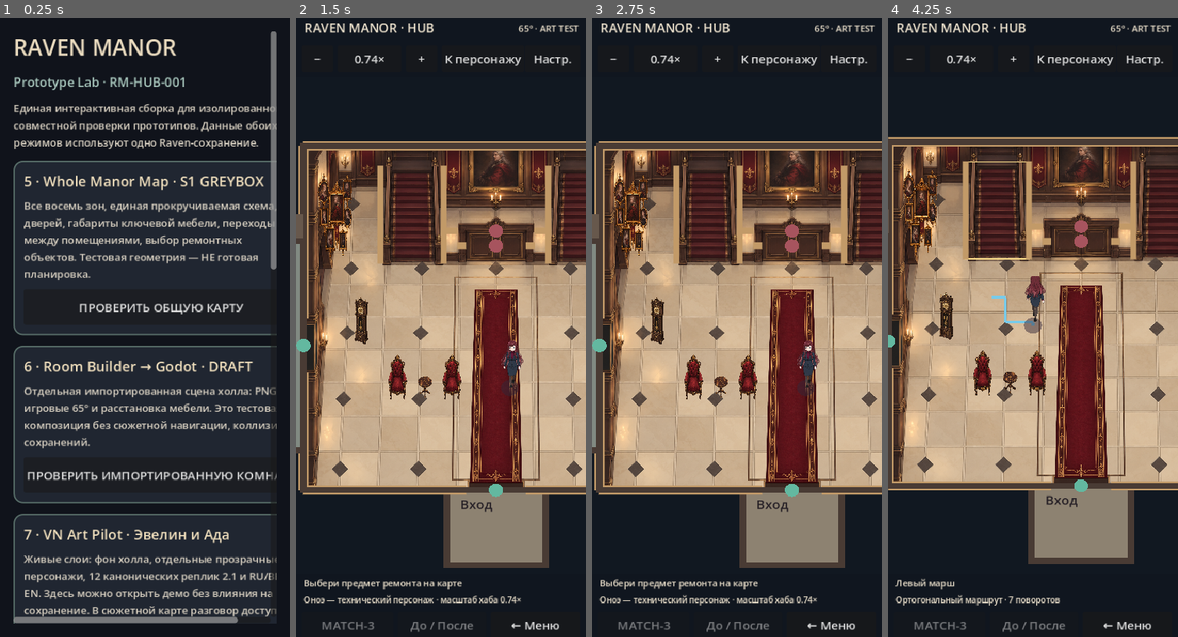
Above: before the commit, frames 1-4 (left to right).
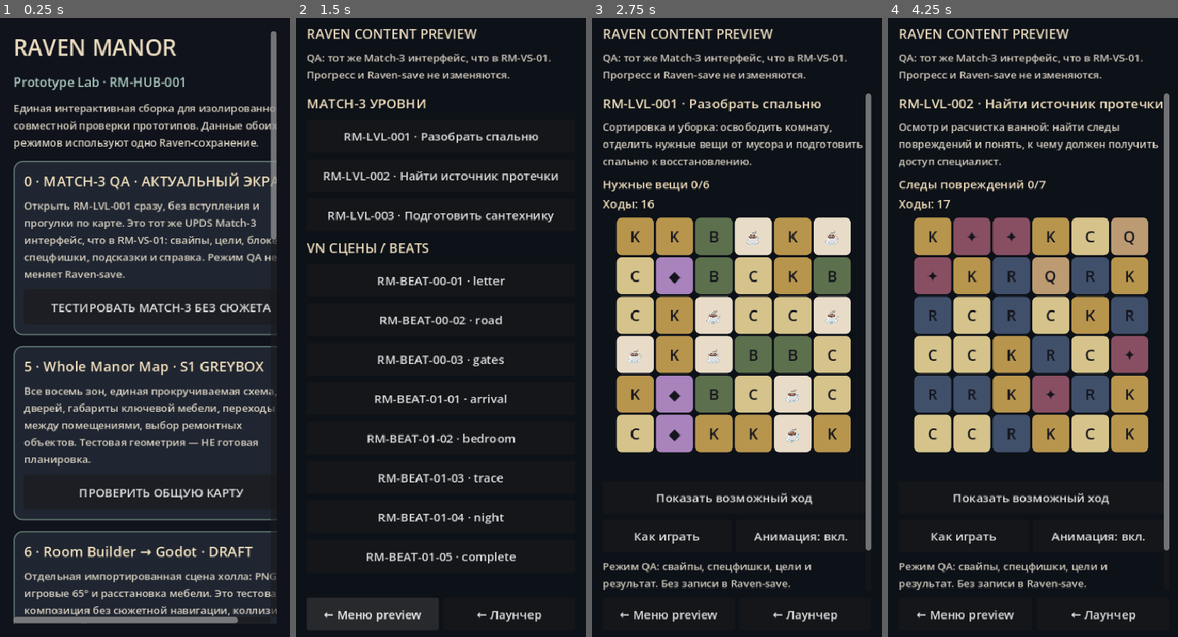
Above: after the commit, the same moments.

Repository: bezdredoff/RavenManor-Godot
Game: Godot game, scene res://scenes/raven/prototype_launcher.tscn
Same seed, same stepped clock (60 frames per second), same inputs: the game is played once before the commit and once after it.
Inputs (mouse positions are in pixels of both pictures, inside the frame that each line leads up to):
- Up to frame 1 (0.25 s): no input
- Up to frame 2 (1.5 s): click (458, 308) at 0.5 s, where only the run after the commit has a clickable "ТЕСТИРОВАТЬ MATCH-3 БЕЗ СЮЖЕТА"; click (438, 618) at 1.25 s, where only the run after the commit has a clickable "ПЕРЕЗАПУСТИТЬ RM-LVL-001 (тол…"
- Up to frame 3 (2.75 s): click (737, 135) at 2 s, where only the run after the commit has a clickable "RM-LVL-001 · Разобрать спальню"
- Up to frame 4 (4.25 s): click (963, 612) at 2.75 s, where only the run after the commit has a clickable "← Меню preview"; click (1033, 172) at 3.5 s, where only the run after the commit has a clickable "RM-LVL-002 · Найти источник п…"

The runs differ from the first frame. In frame 1, 14% of the frame differs, in the area x 4-96%, y 24-98%; in frame 2, 65%, in the area x 0-100%, y 0-100%; in frame 3, 64%; in frame 4, 64%.

Commit message:
CODE-02-05: direct Match-3 QA entry and real UPDS Content Preview parity (#62)
* fix(CODE-02): content preview uses same UPDS board presenter and responsive HUD as real vertical slice, isolated from saves

* ux: add one-tap Match3 QA entry to launcher and explain true vertical slice narrative gate

* test: direct QA shortcut opens actual UPDS board, completion stays save-free, map preview compatibility preserved

* test: use SceneTree metadata directly and compare actual shared presenter script resource

* ci: exercise direct QA entry and real UPDS board in Content Preview on Linux and Windows

* ci: exercise direct QA entry and real UPDS board in Content Preview on Linux and Windows

* planning: define CODE-02-05 direct QA and current preview board parity task

* dashboard: reconcile merged CODE-02D and PROC-005, track direct Match3 QA parity fix as PR_review

* fix: keep preview board dynamic script API instead of narrowing it to built-in VBoxContainer

* docs: explain real prologue/map routing, old Content Preview mismatch and direct QA gating

* docs: explain real prologue/map routing, old Content Preview mismatch and direct QA gating

Diff:
--- a/data/raven/production/code_work_packages.json
+++ b/data/raven/production/code_work_packages.json
@@ -225,6 +225,24 @@
       "sourceDecision": "docs/production/CODE_PRODUCTION_ROADMAP_RU.md"
     },
     {
+      "id": "CODE-02-05",
+      "title": "One-tap Match-3 QA route and UPDS Content Preview parity",
+      "stage": "CODE-02",
+      "priority": "P0",
+      "size": "S",
+      "dependsOn": [
+        "CODE-02-01",
+        "CODE-02-04"
+      ],
+      "graphicsDependencies": [
+        "GFX-10"
+      ],
+      "deliverable": "Prototype Lab direct QA card starts RM-LVL-001 without story/map/save mutation; map-selected preview and three level menu options use the same updated UPDS Match3Board and responsive HUD as RM-VS-01",
+      "acceptance": "Real Godot CI tests direct metadata route, actual UPDS gameplay and victory, no saver/reducer on preview, old map preview compatibility and menu replay; physical iPhone acceptance remains separate",
+      "status": "proposed",
+      "sourceDecision": "User QA report 2026-10-27: after first VN scene map appears rather than expected Match-3; old Content Preview still used greybox UI"
+    },
+    {
       "id": "CODE-03-01",
       "title": "Extract shared VN state/controller and UI",
       "stage": "CODE-03",
--- a/data/raven/production/production_progress.json
+++ b/data/raven/production/production_progress.json
@@ -110,15 +110,22 @@
     },
     {
       "id": "CODE-02-04",
-      "status": "PR_review",
-      "evidence": "https://github.com/bezdredoff/RavenManor-Godot/pull/61 — responsive board for 320/390/412/430px, no fixed 354px minimum, native safe-area offset and 2-column controls; Godot viewport smoke pending final-head CI; physical phone QA not verified.",
+      "status": "merged",
+      "evidence": "https://github.com/bezdredoff/RavenManor-Godot/pull/61 merged 2026-10-27; responsive 320/390/412/430 board, vertical-slice safe-area shell and HUD Godot smoke CI passed. Actual Safari mobile QA not yet accepted; old Content Preview did not use this board until CODE-02-05 candidate.",
       "owner": "ChatGPT",
       "updated": "2026-10-27"
     },
     {
       "id": "PROC-005",
+      "status": "merged",
+      "evidence": "https://github.com/bezdredoff/RavenManor-Godot/pull/61 merged; GitHub Actions now requires authored PRs to update docs/STATUS.md and production_progress.json, tested with numeric incoming candidate exception; no claim of protection against all possible malicious actor branches.",
+      "owner": "ChatGPT",
+      "updated": "2026-10-27"
+    },
+    {
+      "id": "CODE-02-05",
       "status": "PR_review",
-      "evidence": "https://github.com/bezdredoff/RavenManor-Godot/pull/61 — scripted GitHub Actions requirement for BOTH docs/STATUS.md and data/raven/production/production_progress.json in all authored PRs, with test and documented incoming/mobile candidate exception. Final-head CI pending.",
+      "evidence": "fix/match3-qa-entry-content-preview-parity: direct Prototype Lab MATCH-3 QA for RM-LVL-001 without prologue; Content Preview switched from legacy click-grid to exactly the reusable UPDS Match3Board for 001/002/003 and map selection. Godot smoke/CI pending; QA preview never touches Raven store/reducer; human phone check remains needed.",
       "owner": "ChatGPT",
       "updated": "2026-10-27"
     }
--- a/scripts/raven/content_preview.gd
+++ b/scripts/raven/content_preview.gd
@@ -3,14 +3,16 @@
 const Content = preload("res://data/raven/rm_vs_01_content.json")
 const Match3 = preload("res://scripts/raven/raven_match3_game.gd")
 const VN = preload("res://scripts/raven/raven_vn_player.gd")
-const TILE_COLORS := {"raven":Color("40506b"),"key":Color("b8954d"),"rose":Color("884f62"),"candle":Color("d5c38b"),"book":Color("5d704d"),"cup":Color("e8dcc8"),"brooch":Color("a883bc"),"quill":Color("bc9b73")}
-const TILE_MARKS := {"raven":"R","key":"K","rose":"✦","candle":"C","book":"B","cup":"☕","brooch":"◆","quill":"Q"}
+const Match3Board = preload("res://scripts/match3/match3_board_presenter.gd")
+const Match3Theme = preload("res://scripts/raven/raven_match3_theme.gd")
+const MobileLayout = preload("res://scripts/match3/match3_mobile_layout.gd")
 
 var content: Dictionary
 var body: VBoxContainer
 var match_game: RefCounted
 var vn_player: RefCounted
-var selected := -1
+var board_view: Variant
+var level_status: Label
 var current_kind := "menu"
 var current_id := ""
 var return_to_map := false
@@ -19,8 +21,12 @@
 func _ready() -> void:
 	content = Content.data
 	return_to_map = get_tree().has_meta("raven_map_preview_level")
-	var requested_level := str(get_tree().get_meta("raven_map_preview_level", ""))
-	if return_to_map: get_tree().remove_meta("raven_map_preview_level")
+	var requested_level := str(get_tree().get_meta("raven_direct_preview_level", ""))
+	if get_tree().has_meta("raven_direct_preview_level"):
+		get_tree().remove_meta("raven_direct_preview_level")
+	if return_to_map:
+		requested_level = str(get_tree().get_meta("raven_map_preview_level", ""))
+		get_tree().remove_meta("raven_map_preview_level")
 	_build_shell()
 	_show_menu()
 	if not requested_level.is_empty() and not _level(requested_level).is_empty():
@@ -34,11 +40,24 @@
 	for side in ["margin_left","margin_right","margin_top","margin_bottom"]: margin.add_theme_constant_override(side, 14)
 	add_child(margin)
 	var root := VBoxContainer.new(); root.add_theme_constant_override("separation", 10); margin.add_child(root)
-	root.add_child(_label("RAVEN CONTENT PREVIEW", 22, Color("eadbbf")))
-	root.add_child(_paragraph("Изолированный запуск контента. Прогресс и Raven-save здесь не изменяются."))
-	var scroll := ScrollContainer.new(); scroll.size_flags_vertical = Control.SIZE_EXPAND_FILL; root.add_child(scroll)
-	body = VBoxContainer.new(); body.custom_minimum_size = Vector2(354, 0); body.add_theme_constant_override("separation", 9); scroll.add_child(body)
-	var footer := HBoxContainer.new(); footer.add_theme_constant_override("separation", 6); root.add_child(footer)
+	var title := _label("RAVEN CONTENT PREVIEW", 18, Color("eadbbf"))
+	title.autowrap_mode = TextServer.AUTOWRAP_WORD_SMART
+	root.add_child(title)
+	root.add_child(_paragraph("QA: тот же Match-3 интерфейс, что в RM-VS-01. Прогресс и Raven-save не изменяются."))
+	var scroll := ScrollContainer.new()
+	scroll.size_flags_vertical = Control.SIZE_EXPAND_FILL
+	scroll.horizontal_scroll_mode = ScrollContainer.SCROLL_MODE_DISABLED
+	root.add_child(scroll)
+	body = VBoxContainer.new()
+	body.size_flags_horizontal = Control.SIZE_EXPAND_FILL
+	body.add_theme_constant_override("separation", 9)
+	scroll.add_child(body)
+	var footer := GridContainer.new()
+	footer.columns = 2
+	footer.size_flags_horizontal = Control.SIZE_EXPAND_FILL
+	footer.add_theme_constant_override("h_separation", 6)
+	footer.add_theme_constant_override("v_separation", 6)
+	root.add_child(footer)
 	_add_button(footer, "← Меню preview", _show_menu)
 	_add_button(footer, "← Лаунчер", func(): get_tree().change_scene_to_file("res://scenes/raven/prototype_launcher.tscn"))
 	if return_to_map:
@@ -50,7 +69,7 @@
 
 
 func _show_menu() -> void:
-	current_kind = "menu"; current_id = ""; match_game = null; vn_player = null; selected = -1; _clear()
+	current_kind = "menu"; current_id = ""; match_game = null; vn_player = null; board_view = null; level_status = null; _clear()
 	body.add_child(_label("MATCH-3 УРОВНИ", 18, Color("f0dfbd")))
 	for level: Dictionary in content.levels:
 		_add_button(body, "%s · %s" % [level.id, level.title], _open_level.bind(str(level.id)))
@@ -64,8 +83,14 @@
 
 
 func _open_level(level_id: String) -> void:
-	current_kind = "match3"; current_id = level_id; selected = -1
-	match_game = Match3.new(_level(level_id)); _render_level()
+	var level := _level(level_id)
+	if level.is_empty():
+		push_warning("Unknown QA Match-3 level: " + level_id)
+		return
+	current_kind = "match3"
+	current_id = level_id
+	match_game = Match3.new(level)
+	_render_level()
 
 
 func _render_level() -> void:
@@ -73,29 +98,21 @@
 	var level: Dictionary = match_game.level_data
 	body.add_child(_label("%s · %s" % [level.id, level.title], 18, Color("f0dfbd")))
 	body.add_child(_paragraph(str(level.get("fiction", "Подготовить работу в комнате."))))
-	body.add_child(_paragraph("Ходы: %d · %s: %d/%d · %s" % [match_game.moves_left, level.objective.label, match_game.collected, level.objective.target, match_game.state]))
-	var grid := GridContainer.new(); grid.columns = int(level.columns); grid.add_theme_constant_override("h_separation", 3); grid.add_theme_constant_override("v_separation", 3); body.add_child(grid)
-	for index in match_game.tiles.size():
-		var button := Button.new(); button.text = TILE_MARKS[match_game.tiles[index]]; button.custom_minimum_size = Vector2(50, 50)
-		button.add_theme_color_override("font_color", Color("101217")); button.add_theme_font_size_override("font_size", 18)
-		var style := StyleBoxFlat.new(); style.bg_color = TILE_COLORS[match_game.tiles[index]]; style.set_corner_radius_all(8)
-		if index == selected: style.border_color = Color("ffffff"); style.set_border_width_all(3)
-		button.add_theme_stylebox_override("normal", style); button.pressed.connect(_tile_pressed.bind(index)); grid.add_child(button)
-	_add_button(body, "СДЕЛАТЬ ПОДСКАЗАННЫЙ ХОД", _play_hint)
-	_add_button(body, "ПЕРЕЗАПУСТИТЬ %s" % level.id, _open_level.bind(str(level.id)))
+	board_view = Match3Board.new()
+	board_view.name = "QA_UPDSMatch3Board"
+	body.add_child(board_view)
+	board_view.setup(match_game, Match3Theme.placeholder())
+	board_view.level_won.connect(_level_won_in_preview)
+	level_status = _paragraph("Режим QA: свайпы, спецфишки, цели и результат. Без записи в Raven-save.")
+	body.add_child(level_status)
+	_add_button(body, "ПЕРЕЗАПУСТИТЬ %s (только QA)" % level.id, _open_level.bind(str(level.id)))
 
 
-func _tile_pressed(index: int) -> void:
-	if match_game.state != "playing": return
-	if selected < 0: selected = index; _render_level(); return
-	match_game.attempt_swap(selected, index); selected = -1; _render_level()
-
-
-func _play_hint() -> void:
-	if match_game.state != "playing": return
-	var hint: Dictionary = match_game.get_hint_move()
-	if not hint.is_empty(): match_game.attempt_swap(int(hint.first), int(hint.second))
-	_render_level()
+func _level_won_in_preview() -> void:
+	# A preview intentionally has no reducer, Store or campaign reward event.
+	# The same shared presenter sends level_won; only text changes here.
+	if is_instance_valid(level_status):
+		level_status.text = "Уровень пройден в QA. Сохранение и награды кампании не изменены."
 
 
 func _open_vn(scene_id: String) -> void:
@@ -129,7 +146,7 @@
 
 
 func _add_button(parent: Container, text: String, action: Callable) -> void:
-	var button := Button.new(); button.text = text; button.custom_minimum_size = Vector2(0, 44); button.pressed.connect(action); parent.add_child(button)
+	var button := Button.new(); button.text = text; button.custom_minimum_size = Vector2(0, MobileLayout.MIN_TAP); button.size_flags_horizontal = Control.SIZE_EXPAND_FILL; button.pressed.connect(action); parent.add_child(button)
 
 
 func _label(text: String, size: int, color: Color) -> Label:
--- a/scripts/raven/prototype_launcher.gd
+++ b/scripts/raven/prototype_launcher.gd
@@ -20,6 +20,12 @@
 	column.add_child(_title("RAVEN MANOR", 30, Color("eadbbf")))
 	column.add_child(_title("Prototype Lab · RM-HUB-001", 17, Color("a9c8be")))
 	column.add_child(_paragraph("Единая интерактивная сборка для изолированной и совместной проверки прототипов. Данные обоих режимов используют одно Raven-сохранение."))
+	column.add_child(_card(
+		"0 · MATCH-3 QA · АКТУАЛЬНЫЙ ЭКРАН",
+		"Открыть RM-LVL-001 сразу, без вступления и прогулки по карте. Это тот же UPDS Match-3 интерфейс, что в RM-VS-01: свайпы, цели, блокеры, спецфишки, подсказки и справка. Режим QA не меняет Raven-save.",
+		"ТЕСТИРОВАТЬ MATCH-3 БЕЗ СЮЖЕТА",
+		_open_match3_qa
+	))
 	column.add_child(_card(
 		"5 · Whole Manor Map · S1 GREYBOX",
 		"Все восемь зон, единая прокручиваемая схема, 11 дверей, габариты ключевой мебели, переходы между помещениями, выбор ремонтных объектов. Тестовая геометрия — НЕ готовая планировка.",
@@ -62,7 +68,7 @@
 	))
 	column.add_child(_card(
 		"3 · RM-VS-01 vertical slice",
-		"Сквозной маршрут: дверь, VN-сцены, три настоящих Match-3 уровня, две реставрации, улика, ночной эпизод и resume из Raven-save.",
+		"Сюжетный маршрут: письмо → дорога → ворота → возвращение → освобождение двери спальни → первый Match-3. Для быстрого теста Match-3 используй карточку 0 выше. Режим сохраняет прогресс Raven.",
 		"ЗАПУСТИТЬ ВЕРТИКАЛЬНЫЙ СРЕЗ",
 		_open.bind(VERTICAL_SLICE_SCENE)
 	))
@@ -73,6 +79,11 @@
 		_open.bind(VERTICAL_SLICE_SCENE)
 	))
 	column.add_child(_paragraph("Все режимы запускаются отдельно или вместе из одной web/desktop сборки."))
+
+
+func _open_match3_qa() -> void:
+	get_tree().set_meta("raven_direct_preview_level", "RM-LVL-001")
+	get_tree().change_scene_to_file(CONTENT_PREVIEW_SCENE)
 
 
 func _open(path: String) -> void:
--- /dev/null
+++ b/tests/raven/content_preview_match3_qa_smoke.gd
@@ -0,0 +1,75 @@
+extends SceneTree
+## CODE-02-05: QA shortcut must open the exact UPDS-powered board from RM-VS-01.
+## No Raven campaign save, first-clear rewards or story progression in preview.
+const Preview = preload("res://scripts/raven/content_preview.gd")
+const Board = preload("res://scripts/match3/match3_board_presenter.gd")
+
+
+func _initialize() -> void:
+	call_deferred("_run")
+
+
+func _run() -> void:
+	var launcher_source := FileAccess.get_file_as_string("res://scripts/raven/prototype_launcher.gd")
+	assert(launcher_source.contains("ТЕСТИРОВАТЬ MATCH-3 БЕЗ СЮЖЕТА"))
+	assert(launcher_source.contains("raven_direct_preview_level"))
+	var preview_source := FileAccess.get_file_as_string("res://scripts/raven/content_preview.gd")
+	assert(not preview_source.contains("Store.new("), "QA preview must not read/write campaign store")
+	assert(not preview_source.contains("level_won\""), "QA preview must not produce reducer events")
+
+	set_meta("raven_direct_preview_level", "RM-LVL-001")
+	var preview := Preview.new()
+	preview.size = Vector2(390, 844)
+	root.add_child(preview)
+	await process_frame
+	assert(preview.current_kind == "match3")
+	assert(preview.current_id == "RM-LVL-001")
+	assert(not preview.return_to_map, "Launcher QA shortcut must not create unwanted map backlink")
+	assert(not has_meta("raven_direct_preview_level"), "One-shot level request must be consumed")
+	assert(preview.board_view.get_script() == Board)
+	assert(preview.board_view.name == "QA_UPDSMatch3Board")
+	assert(preview.match_game.state == "playing")
+	assert(preview.body.custom_minimum_size.x == 0.0, "Old 354px min width must be gone")
+	var scroll := preview.body.get_parent() as ScrollContainer
+	assert(scroll != null and scroll.horizontal_scroll_mode == ScrollContainer.SCROLL_MODE_DISABLED)
+	assert(preview.board_view.help_button != null)
+	assert(preview.board_view.motion_button != null)
+	var moves := int(preview.match_game.moves_left)
+	preview.board_view.show_hint()
+	assert(preview.board_view.highlighted.size() == 2)
+	assert(int(preview.match_game.moves_left) == moves, "Hint must be read-only in QA")
+
+	# The same real UPDS gameplay can complete without awarding Raven points.
+	preview.board_view.reduced_motion = true
+	var safety := 0
+	while str(preview.match_game.state) == "playing" and safety < 40:
+		var hint: Dictionary = preview.match_game.get_hint_move()
+		assert(not hint.is_empty(), "No legal hint while testing QA entry")
+		preview.board_view.tap_cell(int(hint.first))
+		preview.board_view.tap_cell(int(hint.second))
+		safety += 1
+	assert(preview.match_game.state == "won")
+	assert(preview.level_status.text.contains("не изменены"))
+	assert(preview.match_game.level_data.id == "RM-LVL-001")
+
+	preview._open_level("RM-LVL-002")
+	await process_frame
+	assert(preview.current_id == "RM-LVL-002")
+	assert(preview.match_game.level_data.id == "RM-LVL-002")
+	assert(preview.board_view.get_script() == Board)
+	preview._show_menu()
+	assert(preview.current_kind == "menu" and preview.match_game == null)
+
+	# The map's existing selected-object preview link is preserved separately.
+	preview.queue_free()
+	await process_frame
+	set_meta("raven_map_preview_level", "RM-LVL-003")
+	var map_preview := Preview.new()
+	root.add_child(map_preview)
+	await process_frame
+	assert(map_preview.return_to_map and map_preview.current_id == "RM-LVL-003")
+	assert(map_preview.board_view.get_script() == Board)
+	assert(not has_meta("raven_map_preview_level"))
+	map_preview.queue_free()
+	print("Raven Manor Match-3 QA shortcut and UPDS Content Preview parity smoke passed.")
+	quit()
Not shown, changed: check.ps1
Not shown, changed: docs/STATUS.md
Not shown, changed: docs/production/CODE_PRODUCTION_ROADMAP_RU.md
Not shown, changed: scripts/check.sh
